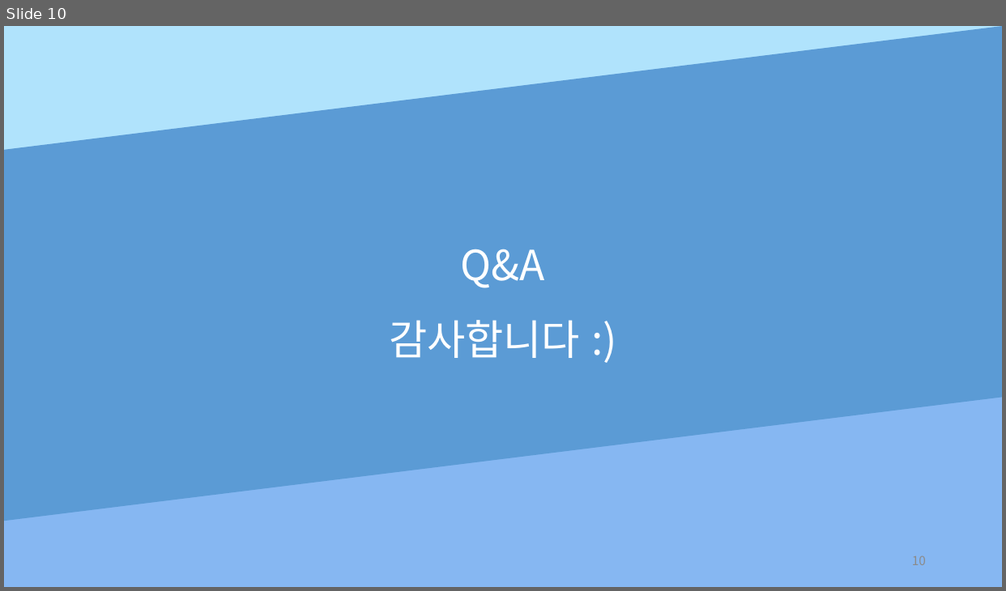
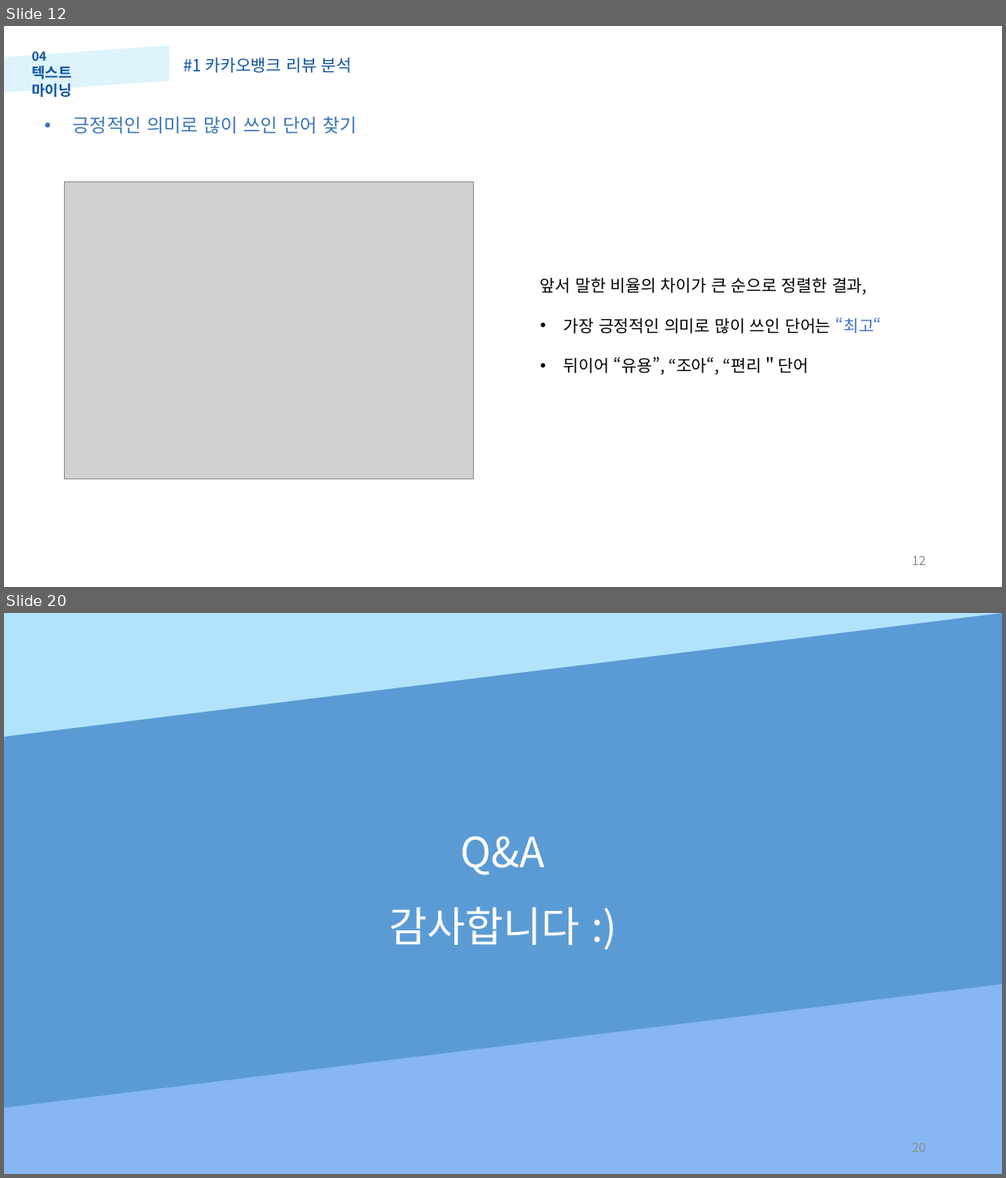
Before and after one commit to Hyun-JaeUng/wordchain, a slide deck: 포르폴리오_데이터영재.pptx. Shown one above the other, each under a label of ours: slide 10 before the commit, slides 12 and 20 after it; the slides between them are not shown. The pictures are 1006x591 and 1006x1178 pixels, drawn with LibreOffice and Linux fonts; fonts in the diff are those of the drawing; grey boxes stand for pictures. Boxes give left, top, right and bottom in pixels: in the first picture for what was removed or moved away, otherwise in the second. Text is boxed around its words. In the diff, an @@ line names an element or a change of style, - is before the commit and + after.

```diff
--- a/포르폴리오_데이터영재.pptx
+++ b/포르폴리오_데이터영재.pptx
@@ slide 12 added at (x1=4, y1=26, x2=1002, y2=587), background #FFFFFF @@
@@ parallelogram added at (x1=4, y1=45, x2=169, y2=93), fill #B0E3FC at 40% opacity @@
@@ text added at (x1=32, y1=51, x2=72, y2=97), 14 pt, text #1153A3, bold @@
+04
+텍스트 마이닝
@@ text added at (x1=183, y1=58, x2=352, y2=73), 16 pt, text #1153A3 @@
+#1 카카오뱅크 리뷰 분석
@@ text added at (x1=73, y1=117, x2=357, y2=134), 18 pt, text #3C74B5 @@
+• 긍정적인 의미로 많이 쓰인 단어 찾기
@@ picture added at (x1=65, y1=182, x2=473, y2=480) @@
@@ text added at (x1=540, y1=278, x2=882, y2=375), 16 pt, text #000000 @@
+앞서 말한 비율의 차이가 큰 순으로 정렬한 결과,
+• 가장 긍정적인 의미로 많이 쓰인 단어는 “최고“
+• 뒤이어 “유용”, “조아“, “편리＂단어
@@ page number added at (x1=912, y1=556, x2=926, y2=565), 12 pt, text #8C8C8C @@
+12
@@ what was slide 10 is now slide 20 @@
@@ page number at (x1=912, y1=1143, x2=926, y2=1152): text changed @@
-10
+20
```
Also in this commit, not shown: 3 slides changed, 15 other slides added, 6 slides removed, 7 other files.
